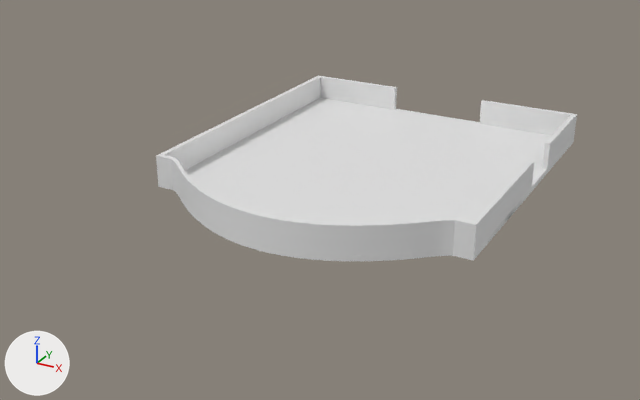
One commit to the Blender file Assets/Danny/Imports/Blender/Rooms/Hall/HallModel.blend: the scene before it, then after it.
Before and after are seen from a 50 mm lens placed at (4.23, -12.11, 6.15), pointed at (-3.08, 1.17, -0.49). The axes (+X, +Y, +Z) are drawn at lower left. The lights are the same throughout.

The older version as bpy lines, for what is in view:
```python
me_hallfloor = bpy.data.meshes.new('HallFloor')
me_hallfloor.from_pydata(...)  # 78 vertices, 41 faces; spans x -5.5..0.5, y -1.78..5.5, z -0.1..0.0
me_hallfloor.materials.append(mat_floor)  # white #e7e7e7
me_hallwalls = bpy.data.meshes.new('HallWalls')
me_hallwalls.from_pydata(...)  # 1792 vertices, 1788 faces; spans x -5.5..0.5, y -1.78..5.5, z -0.1..0.5
me_hallwalls.materials.append(mat_walls)  # white #e7e7e7
ob_hallfloor = bpy.data.objects.new('HallFloor', me_hallfloor)
ob_hallfloor.location = (0.0, 0.0, 0.0)
ob_hallwalls = bpy.data.objects.new('HallWalls', me_hallwalls)
ob_hallwalls.location = (0.0, 0.0, 0.0)
_m = ob_hallwalls.modifiers.new('Subdivision', 'SUBSURF')
_m.levels = 3
_m.render_levels = 3
```
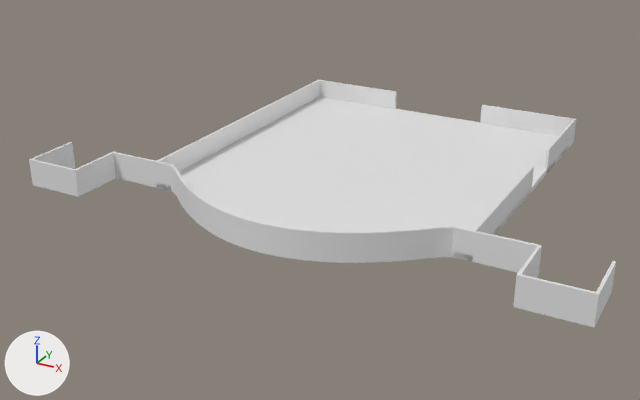
Where the change shows, as pixel boxes (x1, y1, x2, y2) in the pictures (640 x 400 px):
'HallFloor', reshaped
    before: (158, 98, 574, 261)
    after: (157, 97, 573, 263)
'HallWalls', reshaped
    before: (156, 75, 577, 259)
    after: (155, 80, 576, 261)
'ExteriorWalls', added
    after: (29, 142, 616, 327)

The edits, one by one:
me_hallfloor is used by ob_hallfloor; location (0.0, 0.0, 0.0).
me_hallfloor had 78 vertices, 41 faces and spanned x -5.5..0.5, y -1.78..5.5, z -0.1..0.0.
me_hallfloor now has 108 vertices, 56 faces and spans x -5.5..0.5, y -1.83..5.5, z -0.1..0.0.
Part 1, on me_hallfloor:
74 vertices are removed from x -5.5..0.5, y -1.78..-0.5, z -0.1..0.0.
41 faces are deleted.
64 vertices are added at x -5.5..0.5, y -1.83..5.5, z -0.1..0.0.
40 new vertices lie (0.0, 0.0, 0.1) away from vertices in x -5.33..0.33, y -1.83..5.5, z -0.1.
56 new faces join them.
me_hallwalls is used by ob_hallwalls; location (0.0, 0.0, 0.0).
me_hallwalls had 1792 vertices, 1788 faces and spanned x -5.5..0.5, y -1.78..5.5, z -0.1..0.5.
me_hallwalls now has 212 vertices, 208 faces and spans x -5.5..0.5, y -1.83..5.5, z -0.1..0.4.
me_hallwalls part 2: 4 vertices moved within x -2.83..-2.17, y -1.76, z -0.1..0.4; 1758 vertices removed from x -5.5..0.5, y -1.78..5.5, z -0.1..0.5; 178 vertices added at x -5.5..0.5, y -1.83..5.45, z -0.1..0.4.
Mesh me_exteriorwalls is new.
It has 40 vertices, 36 faces and spans x -7.55..2.55, y -1.55..-0.5, z -0.1..0.4.
It uses material mat_walls (white #e7e7e7).
Object 'ExteriorWalls' (ob_exteriorwalls) is new; it shows me_exteriorwalls.
Its location is (0.0, 0.0, 0.0).
